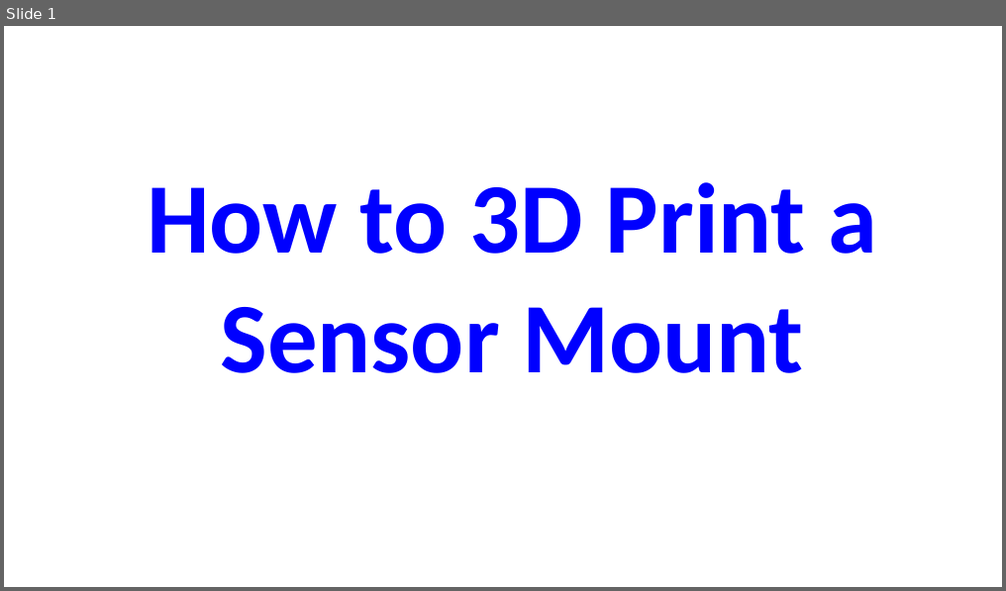
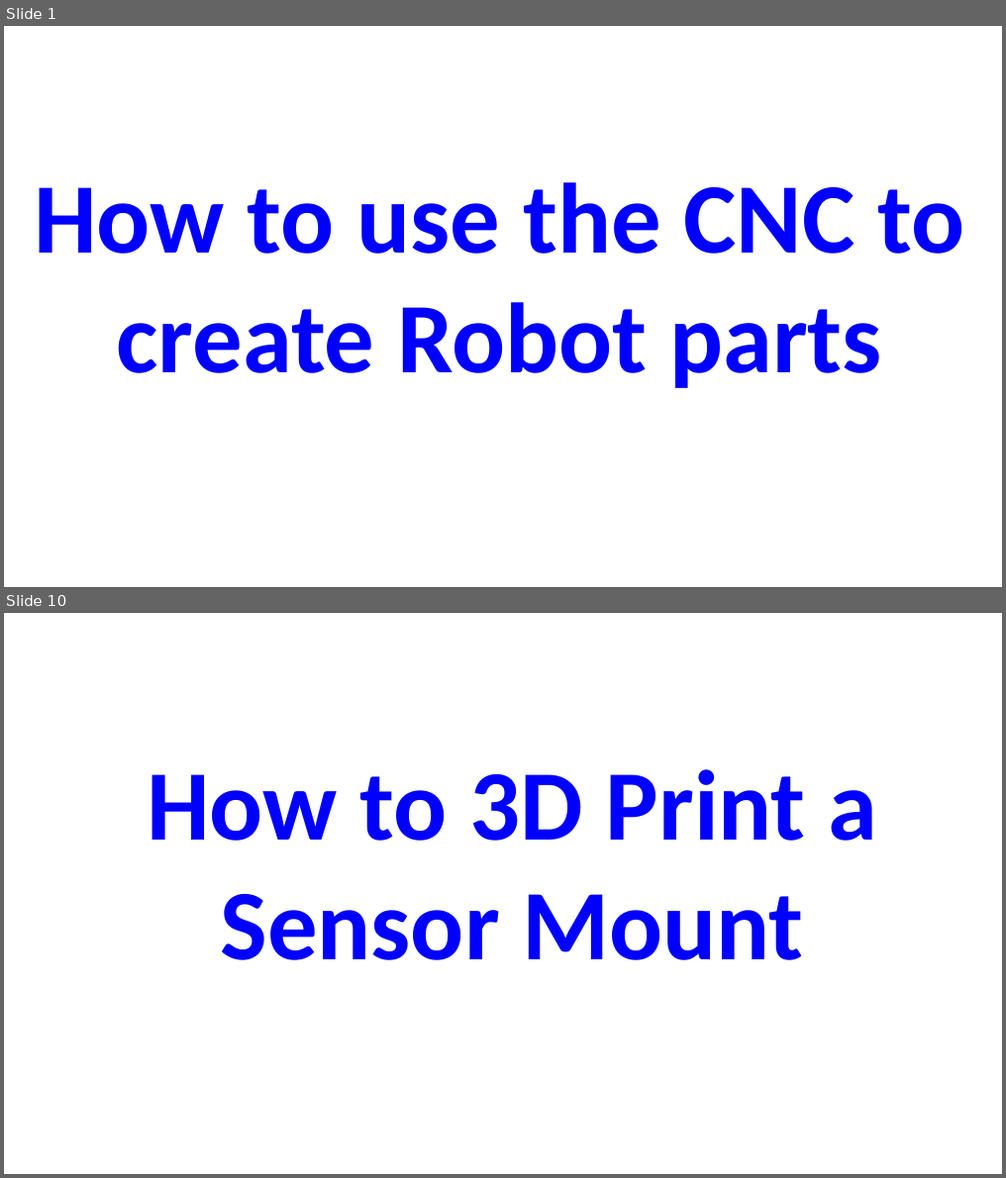
Before and after one commit to DavidAFrederick/Demo_Videos, a slide deck: df20220904_Video_Text_v01.pptx. Shown one above the other, each under a label of ours: slide 1 before the commit, slides 1 and 10 after it; the slides between them are not shown. The pictures are 1006x591 and 1006x1178 pixels, drawn with LibreOffice and Linux fonts; fonts in the diff are those of the drawing. Boxes give left, top, right and bottom in pixels: in the first picture for what was removed or moved away, otherwise in the second. Text is boxed around its words. In the diff, an @@ line names an element or a change of style, - is before the commit and + after.

```diff
--- a/df20220904_Video_Text_v01.pptx
+++ b/df20220904_Video_Text_v01.pptx
@@ slide 1 added at (x1=4, y1=26, x2=1002, y2=587), background #FFFFFF @@
@@ text added at (x1=34, y1=182, x2=964, y2=388), 96 pt, text #0000FF, bold @@
+How to use the CNC to create Robot parts
@@ what was slide 1 is now slide 10 @@
```
Also in this commit, not shown: 8 other slides added, 1 other file.
